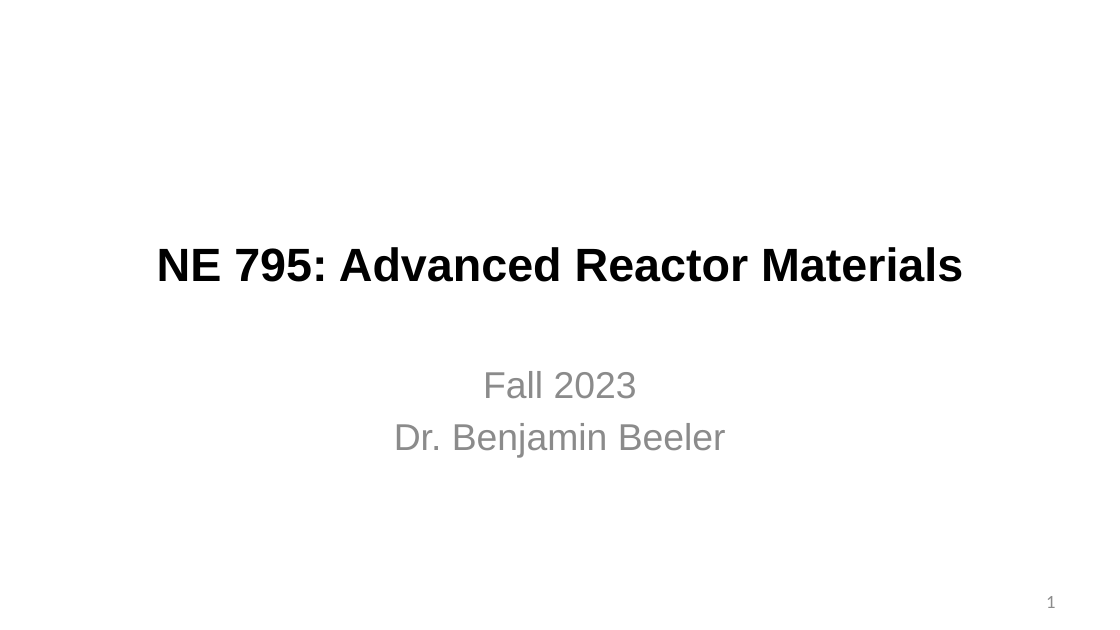
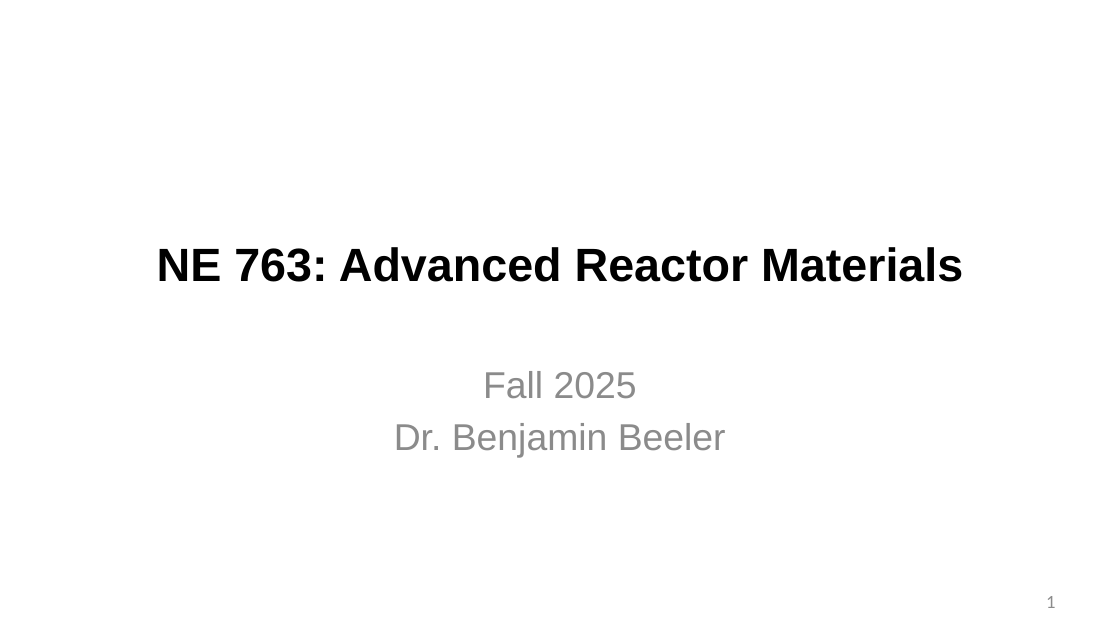
Before and after one commit to benbeeler/TEACHING, a slide deck: slide 1 of Advanced Reactor Materials/Fall2025/Lec22_ResearchReactor.pptx. Drawn at 1120x630 pixels with LibreOffice and Linux fonts; fonts in the diff are those of the drawing; background and template pictures are left out. Boxes give left, top, right and bottom in pixels: in the first picture for what was removed or moved away, otherwise in the second. Text is boxed around its words. In the diff, an @@ line names an element or a change of style, - is before the commit and + after.

```diff
--- a/Advanced Reactor Materials/Fall2025/Lec22_ResearchReactor.pptx
+++ b/Advanced Reactor Materials/Fall2025/Lec22_ResearchReactor.pptx
@@ title at (157, 247, 963, 282): text changed @@
-NE 795: Advanced Reactor Materials
+NE 763: Advanced Reactor Materials
@@ subtitle at (483, 371, 637, 398): text changed @@
-Fall 2023
+Fall 2025
```
Also in this commit, not shown: 10 other files.
